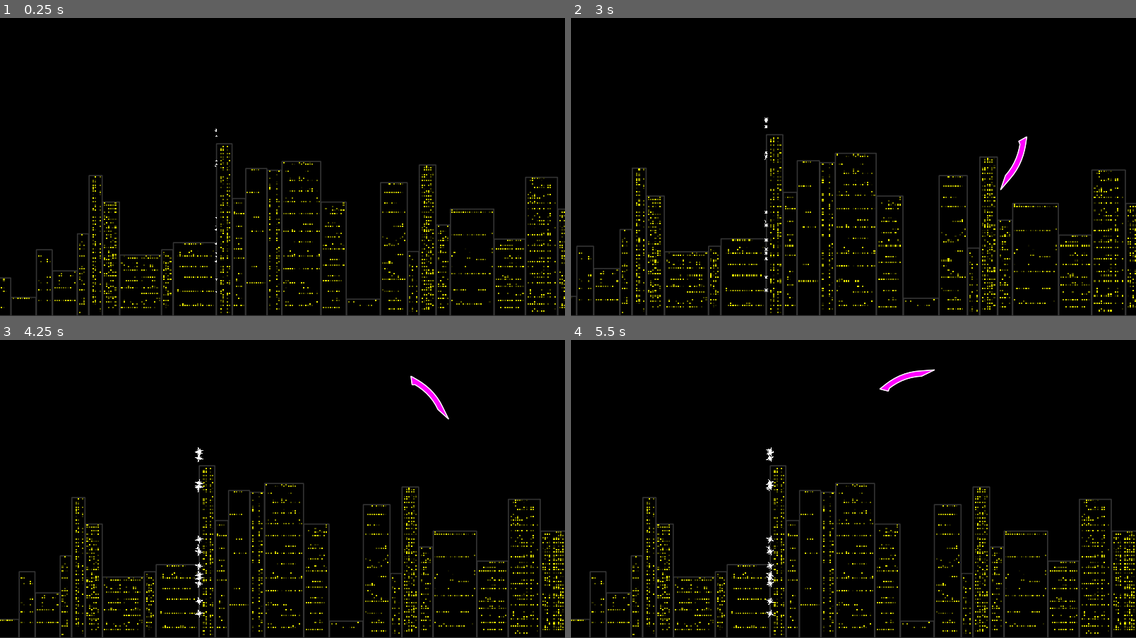
Above: before the commit, frames 1-4 (two rows, left to right).
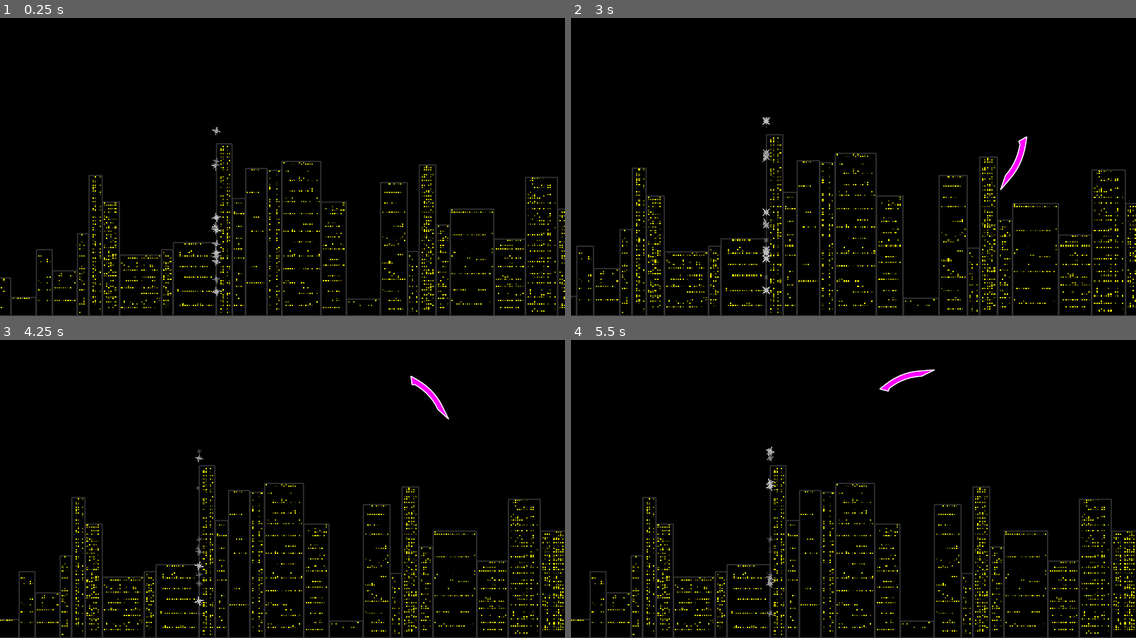
Above: after the commit, the same moments.

Repository: elektito/wyrmsim
Game: Godot game, scene res://World.tscn
The game is run twice, just before and just after one commit, with the same random seed, the same clock (stepped at 60 frames per second) and the same inputs. The engine's default icon, where the game draws it, is replaced by a stand-in: a white triangle on a blue panel in a dark square.
Inputs (mouse positions are in pixels of both pictures, inside the frame that each line leads up to):
- Up to frame 1 (0.25 s): no input
- Up to frame 2 (3 s): move the mouse to (977, 140) at 0.52 s; hold W (up) 0.53-1.28 s; tap one key every 0.75 s from 0.6 s: N (add_segment) D (remove_segment) . (step) Mouse wheel up (zoom_in); move the mouse to (740, 172) at 1.27 s; hold S (down) 1.28-2.03 s; move the mouse to (910, 86) at 2.02 s; hold W (up) from 2.03 s (still down); move the mouse to (825, 220) at 2.77 s
- Up to frame 3 (4.25 s): move the mouse to (452, 527) at 3.52 s; release W (up) at 3.53 s; hold A (left) from 3.53 s (still down); tap Mouse wheel down (zoom_out) at 3.6 s
- Up to frame 4 (5.5 s): move the mouse to (684, 432) at 4.27 s; tap N (add_segment) at 4.35 s; move the mouse to (881, 480) at 5.02 s; release A (left) at 5.03 s; hold S (down) from 5.03 s (still down); tap D (remove_segment) at 5.1 s

The runs differ from the first frame. In frame 1, 0.2% of the frame differs, in the area x 37-40%, y 36-94%; in frame 2, 0.2%, in the area x 33-36%, y 33-93%; in frame 3, 0.2%; in frame 4, 0.2%.

Commit message:
Update collectible sprite
 - Varying start phase
 - Changing colors

Diff:
--- a/Collectible.gd
+++ b/Collectible.gd
@@ -5,6 +5,7 @@
 var rotation_dir := 1.0
 var rotation_speed := PI / 4
 var building_x
+onready var start_phase := randf() * 1000.0
 
 func _ready():
 	rotation_dir = 1.0 if randf() < 0.5 else -1.0
@@ -12,8 +13,10 @@
 
 func _physics_process(delta):
 	rotation += rotation_dir * rotation_speed * delta
-	var phase = abs(sin(OS.get_ticks_msec() * 0.001)) * 0.8 + 0.2
+	var phase = abs(sin(OS.get_ticks_msec() * 0.001 + start_phase)) * 0.8 + 0.2
 	scale = Vector2(phase, phase)
+	modulate = Color.gray * phase
+
 
 
 func _on_Collectible_area_entered(area):
